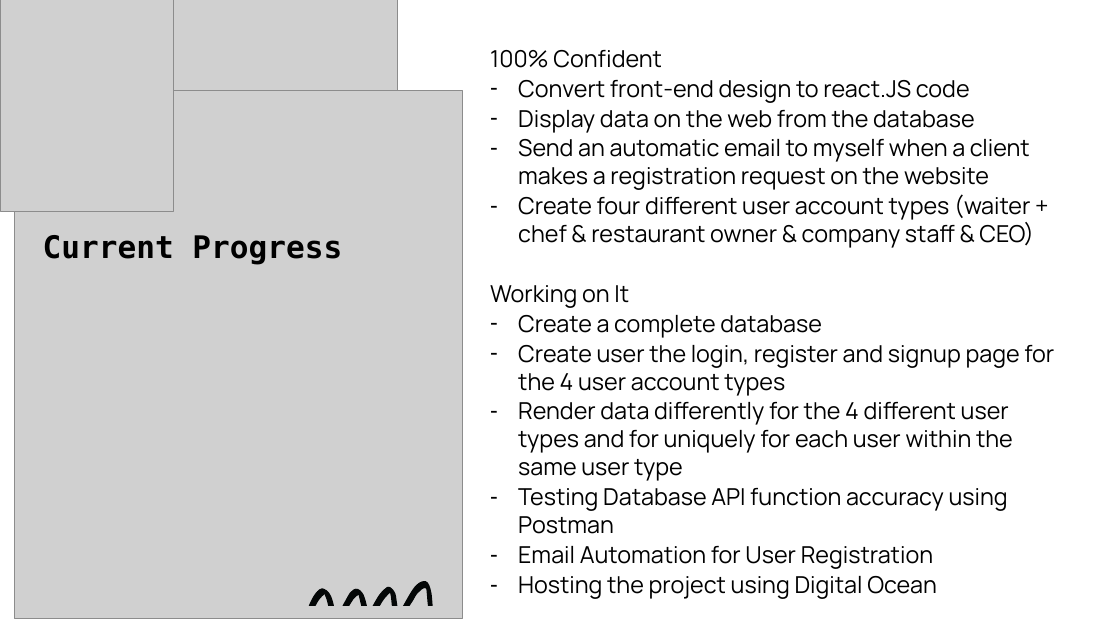
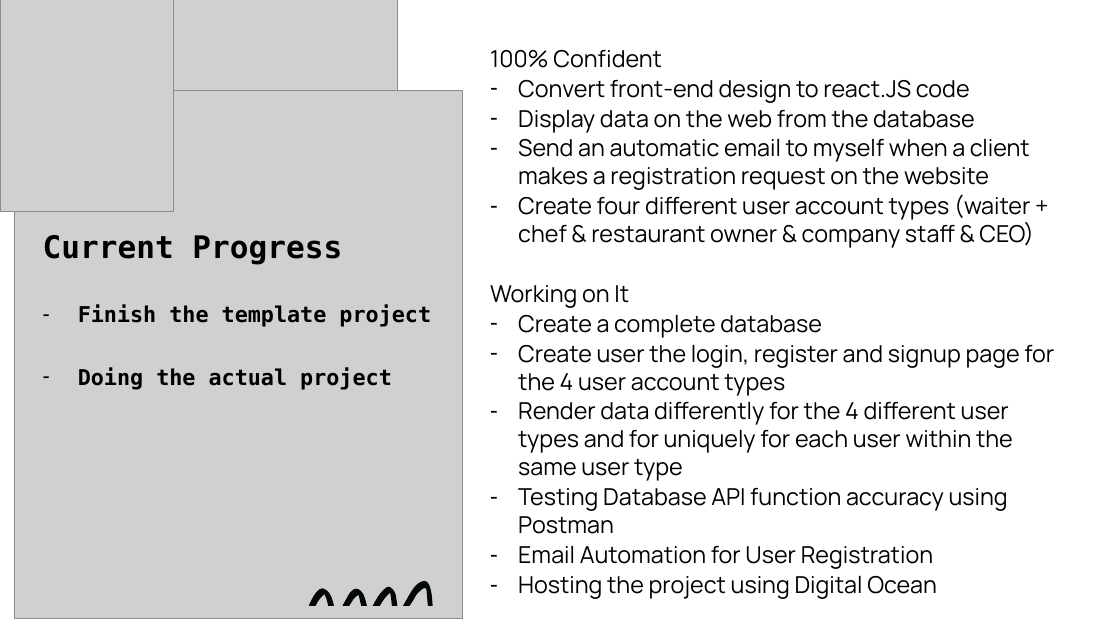
Before and after one commit to andrewwu531/final_year_dissertation, a slide deck: slide 5 of Documentations/Supervisor Meeting PowerPoints/8._Supervisor_Meeting_8Jan21.pptx (slide 4 before the commit). Drawn at 1120x630 pixels with LibreOffice and Linux fonts; fonts in the diff are those of the drawing; grey boxes stand for pictures. Boxes give left, top, right and bottom in pixels: in the first picture for what was removed or moved away, otherwise in the second. Text is boxed around its words. In the diff, an @@ line names an element or a change of style, - is before the commit and + after.

```diff
--- a/Documentations/Supervisor Meeting PowerPoints/8._Supervisor_Meeting_8Jan21.pptx
+++ b/Documentations/Supervisor Meeting PowerPoints/8._Supervisor_Meeting_8Jan21.pptx
@@ text at (78, 305, 431, 390): paragraphs added @@
+– Finish the template project
+– Doing the actual project
```
Also in this commit, not shown: 3 other slides changed, 2 slides added, 1 slide removed, 39 other files.
